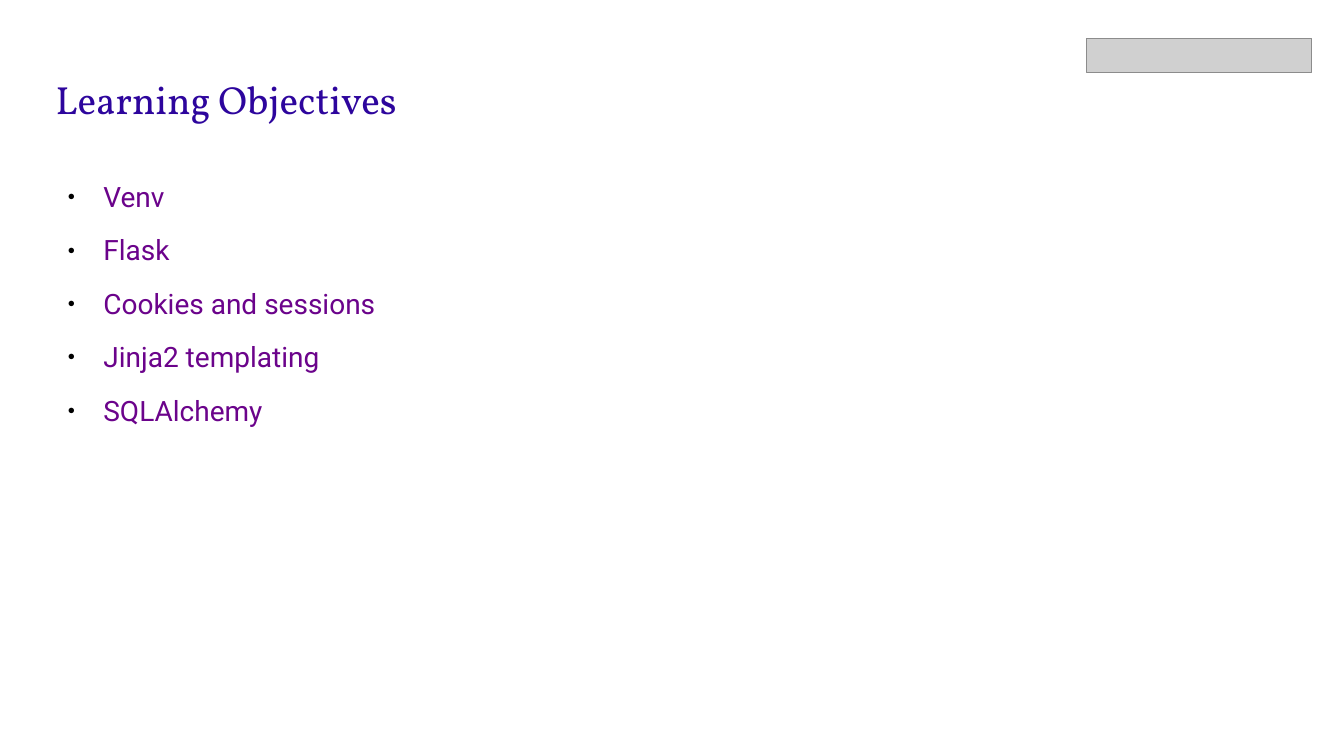
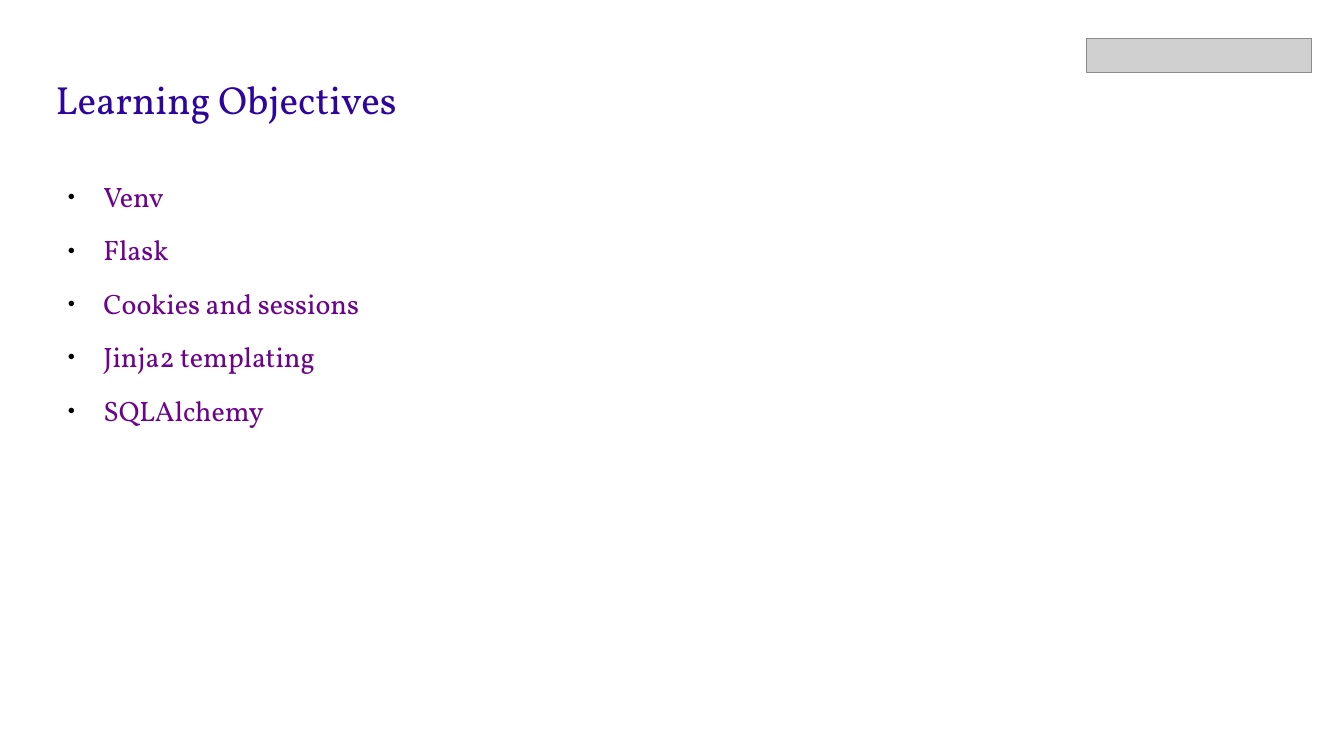
Before and after one commit to French-Austin1/python_lesson_material, a slide deck: slide 2 of day_3/Day_3_slides.pptx. Drawn at 1344x756 pixels with LibreOffice and Linux fonts; fonts in the diff are those of the drawing; grey boxes stand for pictures. Boxes give left, top, right and bottom in pixels: in the first picture for what was removed or moved away, otherwise in the second. Text is boxed around its words. In the diff, an @@ line names an element or a change of style, - is before the commit and + after.

```diff
--- a/day_3/Day_3_slides.pptx
+++ b/day_3/Day_3_slides.pptx
@@ text "Venv" at [103, 188, 359, 428]: font Roboto to Vollkorn @@
```
Also in this commit, not shown: 5 other slides changed, 8 other files.
